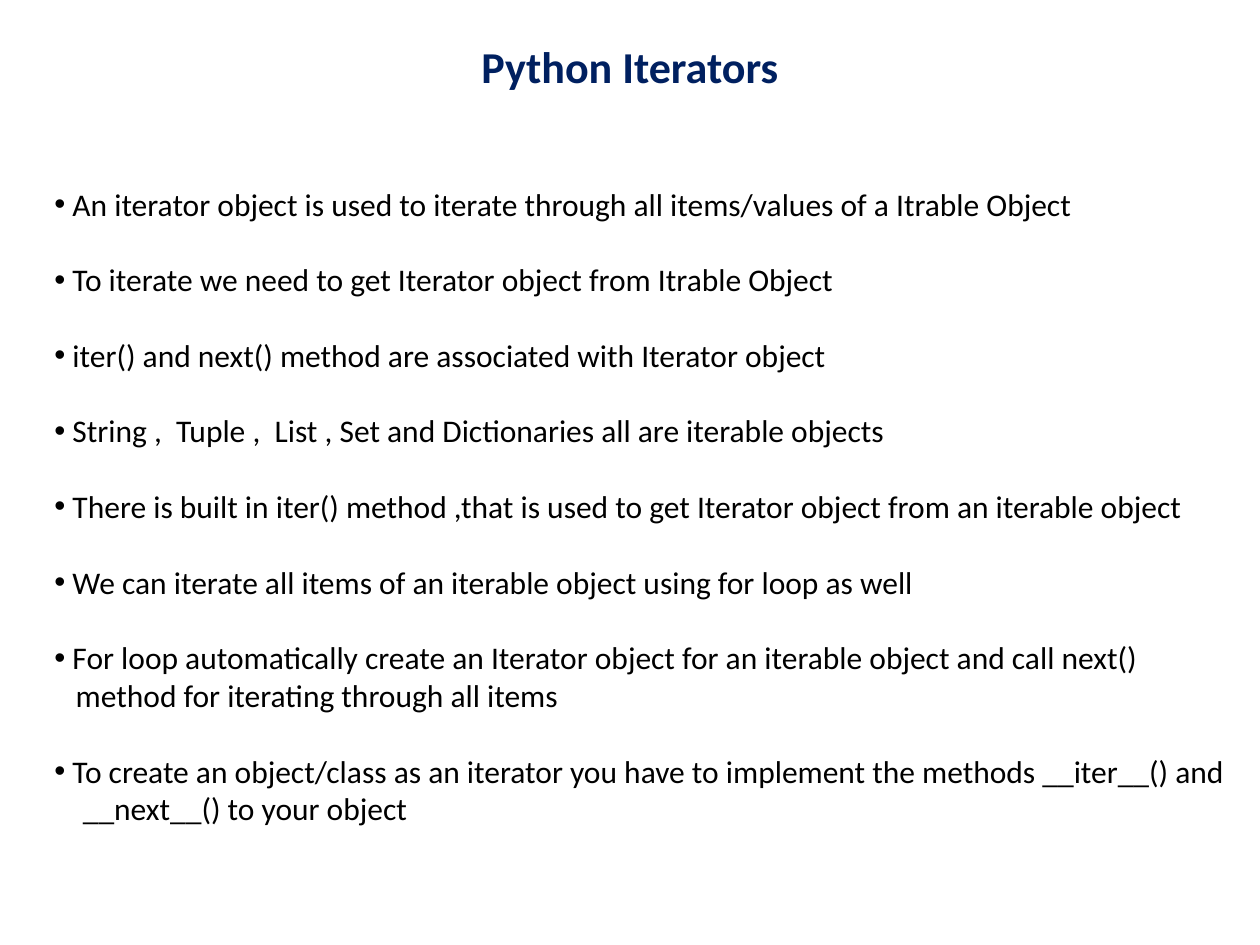
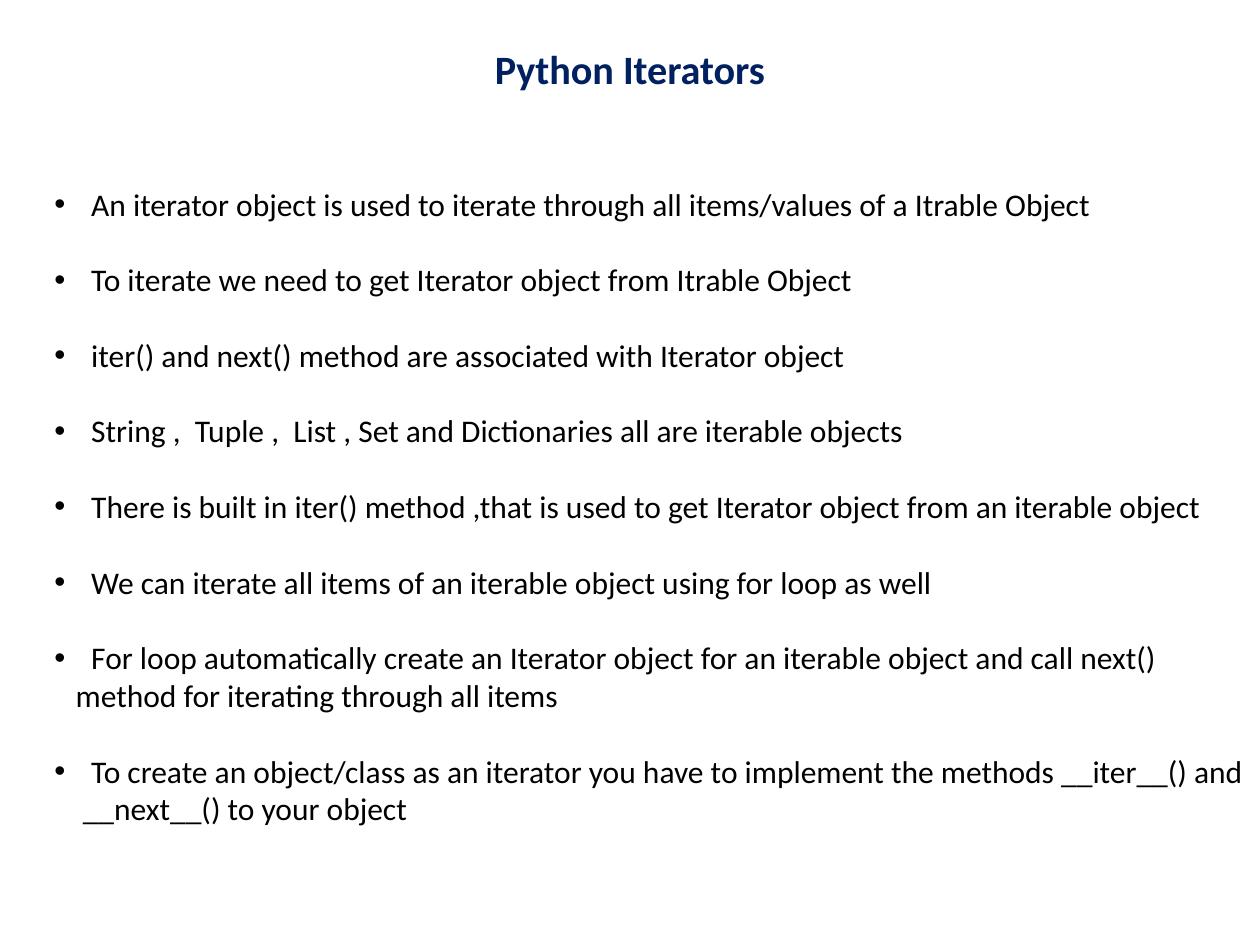
Before and after one commit to ashishjain1547/public_lessons_in_python, a slide deck: slide 1 of Ch 21 - Iterators/Python Iterators.pptx. Drawn at 1260x945 pixels with LibreOffice and Linux fonts; fonts in the diff are those of the drawing. Boxes give left, top, right and bottom in pixels: in the first picture for what was removed or moved away, otherwise in the second. Text is boxed around its words. In the diff, an @@ line names an element or a change of style, - is before the commit and + after.

```diff
--- a/Ch 21 - Iterators/Python Iterators.pptx
+++ b/Ch 21 - Iterators/Python Iterators.pptx
@@ title "Python Iterators" at (x1=495, y1=55, x2=765, y2=91): size 25.2 to 23 pt @@
@@ text at (x1=91, y1=194, x2=1242, y2=789): indent changed @@
```
Also in this commit, not shown: 1 slide added, 45 other files.
